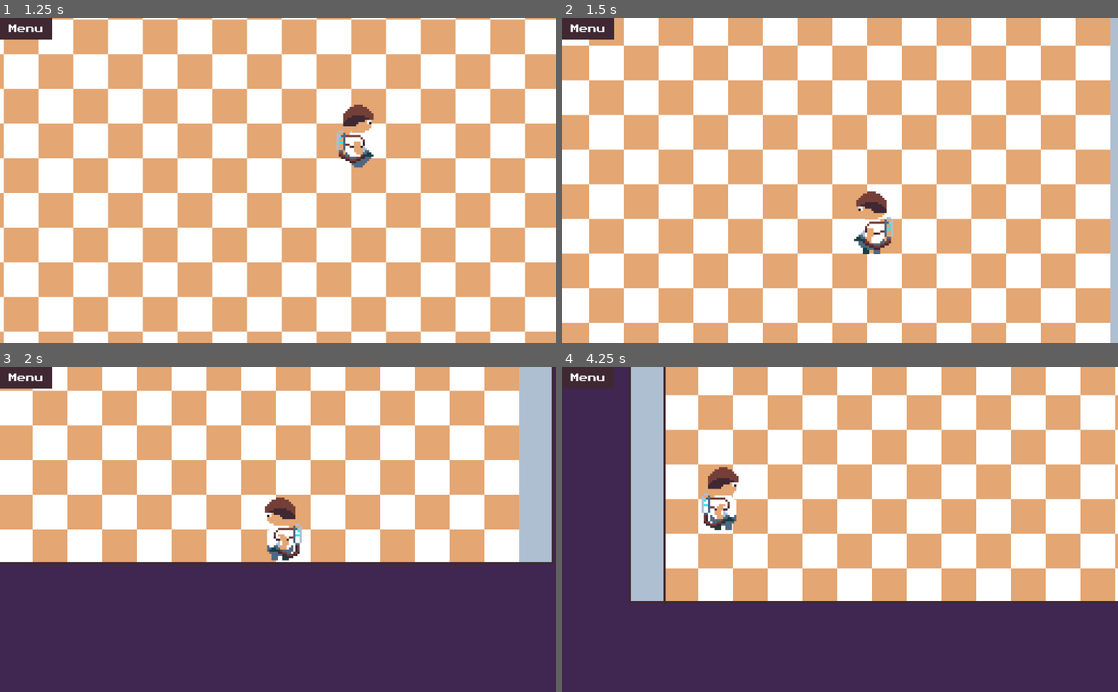
Above: before the commit, frames 1-4 (two rows, left to right).
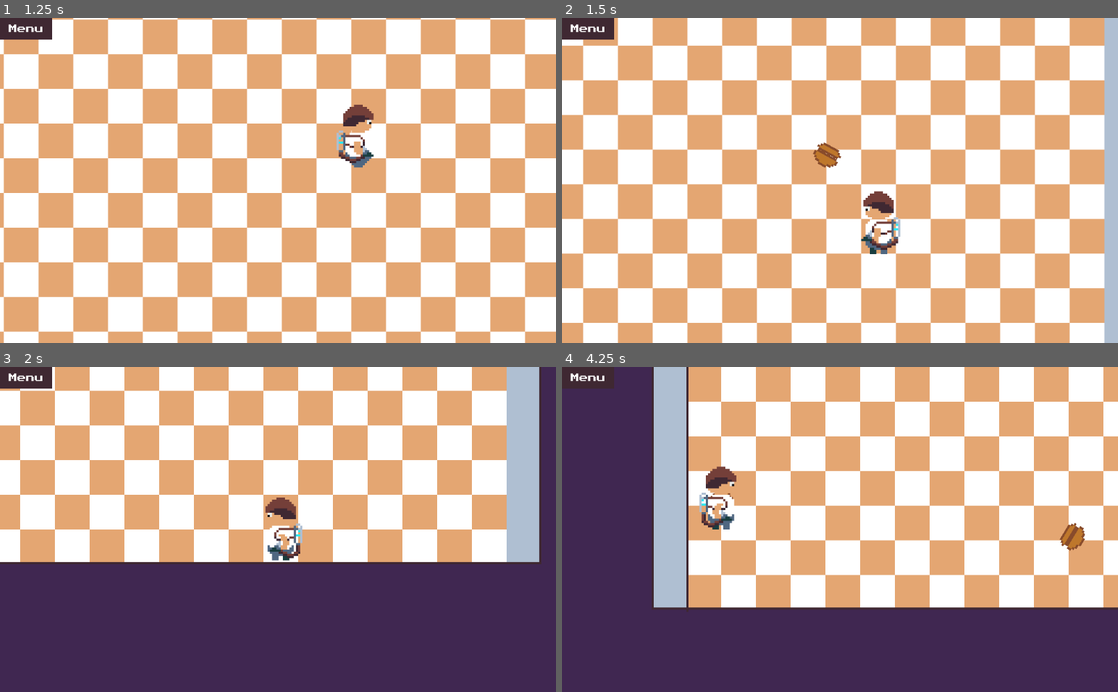
Above: after the commit, the same moments.

Repository: dardanbujupaj/night-shift
Game: Godot game, scene res://scenes/Diner.tscn
Two runs of this game, one before a commit and one after it. Both use one fixed random seed, a clock stepped at 60 frames per second and the inputs below. Sound files missing from this copy of the repository are replaced by a short silence.
Inputs (mouse positions are in pixels of both pictures, inside the frame that each line leads up to):
- Up to frame 1 (1.25 s): move the mouse to (400, 164) at 0.52 s; hold D (move_right) from 0.53 s (still down); right-click (400, 164) at 0.6 s
- Up to frame 2 (1.5 s): move the mouse to (728, 196) at 1.27 s; release D (move_right) at 1.28 s; hold S (move_down) from 1.28 s (still down); click (728, 196) at 1.35 s
- Up to frame 3 (2 s): keep holding S (move_down)
- Up to frame 4 (4.25 s): move the mouse to (895, 458) at 2.02 s; release S (move_down) at 2.03 s; hold D (move_right) 2.03-2.78 s; hold R 2.03-2.78 s; move the mouse to (812, 594) at 2.77 s; hold W (move_up) 2.78-3.53 s; right-click (812, 594) at 2.85 s; move the mouse to (1006, 578) at 3.52 s; press the mouse at (1006, 578) at 3.53 s; hold A (move_left) from 3.53 s (still down)

Frame 1 is identical in both runs. In frame 2, 19% of the frame differs, in the area x 3-99%, y 0-100%; in frame 3, 22%; in frame 4, 43%, in the area x 12-100%, y 0-76%.
Error before the commit: Parse Error: Can't preload resource at path: res://scenes/Explosion.tscn (res://scenes/character/burger/Burger.gd:69)

Commit message:
fix explosion dependencies.

Diff:
--- a/scenes/Explosion.tscn
+++ b/scenes/Explosion.tscn
@@ -1,6 +1,7 @@
 [gd_scene load_steps=3 format=2]
 
-[ext_resource path="res://Explosion.gd" type="Script" id=1]
+[ext_resource path="res://scenes/Explosion.gd" type="Script" id=1]
+
 
 [sub_resource type="CircleShape2D" id=1]
 
